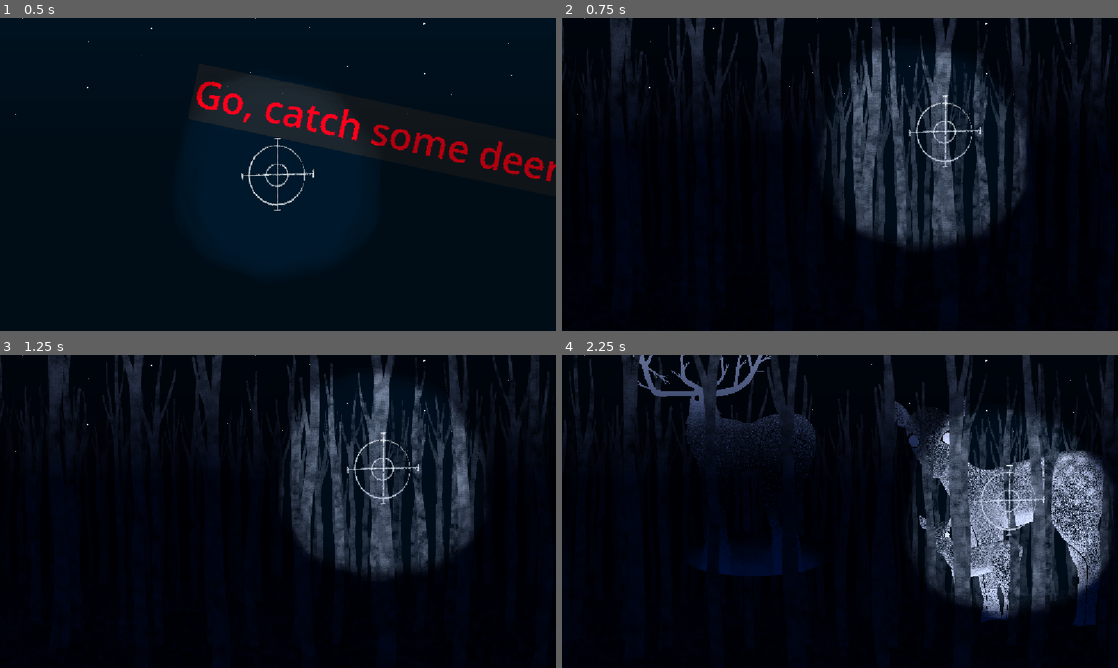
Above: before the commit, frames 1-4 (two rows, left to right).
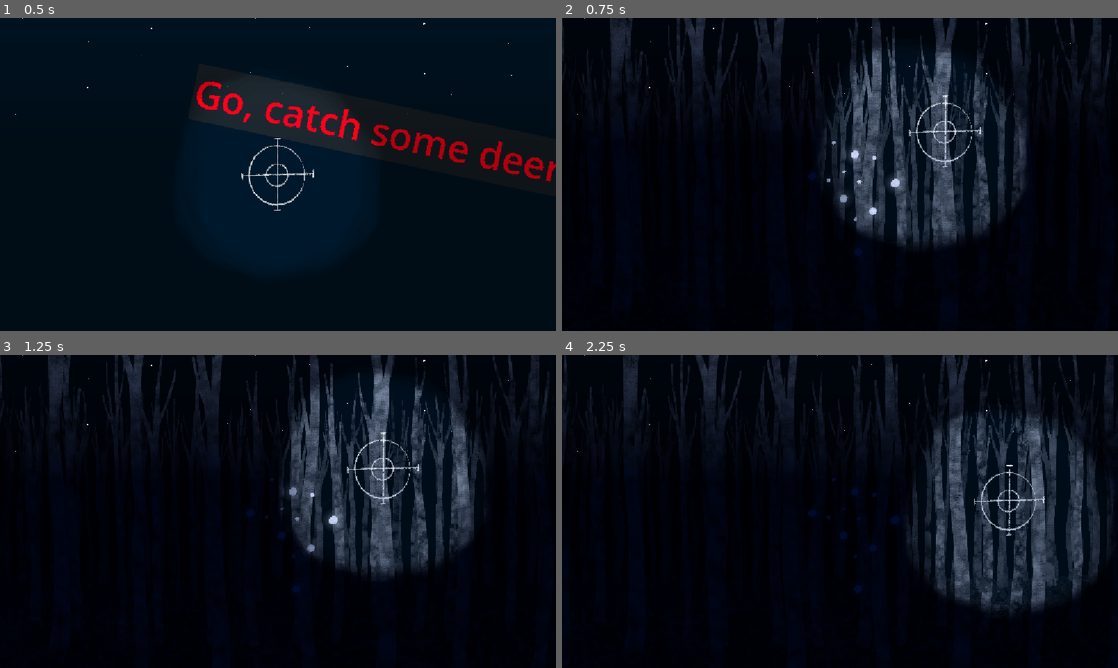
Above: after the commit, the same moments.

Repository: Fionn-the-goose/deer-hunting
Game: Godot game, scene res://assets/scenes/menu.tscn
Two runs of this game, one before a commit and one after it. Both use one fixed random seed, a clock stepped at 60 frames per second and the inputs below. Video files are missing from this copy of the repository; at most half a second of black plays in their place.
Inputs (mouse positions are in pixels of both pictures, inside the frame that each line leads up to):
- Up to frame 1 (0.5 s): no input
- Up to frame 2 (0.75 s): click "Go, catch some deer!" at 0.5 s
- Up to frame 3 (1.25 s): no input
- Up to frame 4 (2.25 s): tap Enter at 1.25 s; move the mouse to (1012, 527) at 1.27 s; press the mouse at (1012, 527) at 1.28 s; tap Space at 2 s; move the mouse to (1012, 498) at 2.02 s; release the mouse at (1012, 498) at 2.03 s; click (1012, 498) at 2.1 s

Frame 1 is identical in both runs. In frame 2, 0.3% of the frame differs, in the area x 44-62%, y 39-76%; in frame 3, 0.3%; in frame 4, 17%, in the area x 0-100%, y 0-87%.

Commit message:
starting with the levels

Diff:
--- a/oh-dear/assets/scenes/area_trigger.tscn
+++ b/oh-dear/assets/scenes/area_trigger.tscn
@@ -2,17 +2,44 @@
 
 [ext_resource type="Script" uid="uid://bljjltq7swkee" path="res://assets/scenes/area_trigger.gd" id="1_t2tdi"]
 [ext_resource type="PackedScene" uid="uid://c0wqmjipi2rhj" path="res://assets/scenes/levels/level_alt.tscn" id="2_3kaax"]
+[ext_resource type="Texture2D" uid="uid://ce3p0jjw0s7yw" path="res://assets/background/gluehwuermchen/gluehwurm 2.png" id="3_3kaax"]
+[ext_resource type="Script" uid="uid://dplcf3xgegjjo" path="res://assets/scenes/gluehwurm.gd" id="4_pbk1g"]
 
 [sub_resource type="RectangleShape2D" id="RectangleShape2D_da400"]
-size = Vector2(69.5, 413)
+size = Vector2(69.5, 285)
+
+[sub_resource type="RectangleShape2D" id="RectangleShape2D_pbk1g"]
+size = Vector2(125.00007, 166.99997)
 
 [node name="AREA_TRIGGER_0" type="Area2D" unique_id=2095953404]
 script = ExtResource("1_t2tdi")
 next_level = ExtResource("2_3kaax")
 
 [node name="CollisionShape2D" type="CollisionShape2D" parent="." unique_id=457646216]
-position = Vector2(925, 361)
+position = Vector2(2, -186.5)
+scale = Vector2(1.759999, 1)
 shape = SubResource("RectangleShape2D_da400")
+
+[node name="CollisionShape2D2" type="CollisionShape2D" parent="." unique_id=164746418]
+position = Vector2(1, -202.5)
+scale = Vector2(1.759999, 1)
+shape = SubResource("RectangleShape2D_pbk1g")
+
+[node name="VideoStreamPlayer" type="VideoStreamPlayer" parent="." unique_id=1329412041]
+visible = false
+offset_left = -670.0
+offset_top = -605.0
+offset_right = 3170.0
+offset_bottom = 1015.0
+scale = Vector2(0.45765534, 0.45765534)
+autoplay = true
+loop = true
+
+[node name="Gluehwurm2" type="Sprite2D" parent="." unique_id=2125060062]
+position = Vector2(152, -240)
+scale = Vector2(0.36628774, 0.36628774)
+texture = ExtResource("3_3kaax")
+script = ExtResource("4_pbk1g")
 
 [connection signal="mouse_entered" from="." to="." method="_on_mouse_entered"]
 [connection signal="mouse_exited" from="." to="." method="_on_mouse_exited"]
--- /dev/null
+++ b/oh-dear/assets/scenes/gluehwurm.gd
@@ -0,0 +1,10 @@
+extends Sprite2D
+
+
+# Called when the node enters the scene tree for the first time.
+func _ready() -> void:
+	pass # Replace with function body.
+
+# Called every frame. 'delta' is the elapsed time since the previous frame.
+func _process(delta: float) -> void:
+	pass
--- /dev/null
+++ b/oh-dear/assets/scenes/levels/forest_01.tscn
@@ -0,0 +1,83 @@
+[gd_scene format=3 uid="uid://q2ouwyudxgmc"]
+
+[ext_resource type="Script" uid="uid://dxammy1st3tjq" path="res://assets/scripts/scene_manager.gd" id="1_i2fje"]
+[ext_resource type="PackedScene" uid="uid://c0wqmjipi2rhj" path="res://assets/scenes/levels/level_alt.tscn" id="2_8ofki"]
+[ext_resource type="Script" uid="uid://bw1df5hutqdj6" path="res://assets/scenes/level.gd" id="3_v1eey"]
+[ext_resource type="PackedScene" uid="uid://wca7672d3hrx" path="res://assets/scenes/parallax_layer.tscn" id="4_8w2li"]
+[ext_resource type="Texture2D" uid="uid://bctgw7gi555vy" path="res://assets/background/trres/trees 1dr layer.png" id="5_mxkul"]
+[ext_resource type="Texture2D" uid="uid://c2x4jrvesyir2" path="res://assets/background/Floor/floor 1dr layer.png" id="6_hl385"]
+[ext_resource type="Texture2D" uid="uid://b24fg5u7jagor" path="res://assets/background/trres/trees 2dr layer.png" id="7_o7lbf"]
+[ext_resource type="Texture2D" uid="uid://di0q2y8du5orr" path="res://assets/background/Floor/floor 2dr layer.png" id="8_mblp2"]
+[ext_resource type="Texture2D" uid="uid://dn3s6b1rfefwa" path="res://assets/background/trres/trees 3dr layer.png" id="9_byooa"]
+[ext_resource type="Texture2D" uid="uid://cdlr6meuudixv" path="res://assets/background/Floor/floor 3dr layer.png" id="10_q5to0"]
+[ext_resource type="PackedScene" uid="uid://i3mvn77p5bum" path="res://assets/scenes/area_trigger.tscn" id="11_esf6y"]
+
+[node name="Scene" type="Node2D" unique_id=724858009]
+script = ExtResource("1_i2fje")
+next_level_index = Array[PackedScene]([ExtResource("2_8ofki")])
+
+[node name="level" type="Node2D" parent="." unique_id=399993441 node_paths=PackedStringArray("next_levels")]
+script = ExtResource("3_v1eey")
+next_levels = [null]
+
+[node name="Paralax" type="Node2D" parent="level" unique_id=364905252]
+position = Vector2(0, -31)
+
+[node name="paralax_01" parent="level/Paralax" unique_id=1688922290 instance=ExtResource("4_8w2li")]
+
+[node name="Trees1DrLayer" type="Sprite2D" parent="level/Paralax/paralax_01" unique_id=1355119261]
+position = Vector2(571, 326)
+scale = Vector2(0.5, 0.5)
+texture = ExtResource("5_mxkul")
+
+[node name="paralax_02" parent="level/Paralax" unique_id=1246454688 instance=ExtResource("4_8w2li")]
+z_index = -10
+influence = 0.15
+
+[node name="Floor1DrLayer" type="Sprite2D" parent="level/Paralax/paralax_02" unique_id=472614232]
+position = Vector2(571, 342)
+scale = Vector2(0.5, 0.5)
+texture = ExtResource("6_hl385")
+
+[node name="paralax_03" parent="level/Paralax" unique_id=23685602 instance=ExtResource("4_8w2li")]
+z_index = -20
+influence = 0.05
+
+[node name="Trees2DrLayer" type="Sprite2D" parent="level/Paralax/paralax_03" unique_id=910935951]
+position = Vector2(516, 312)
+scale = Vector2(0.5, 0.5)
+texture = ExtResource("7_o7lbf")
+
+[node name="paralax_04" parent="level/Paralax" unique_id=153268608 instance=ExtResource("4_8w2li")]
+z_index = -30
+influence = 0.03
+
+[node name="Floor2DrLayer" type="Sprite2D" parent="level/Paralax/paralax_04" unique_id=807289578]
+position = Vector2(571, 310)
+scale = Vector2(0.5, 0.5)
+texture = ExtResource("8_mblp2")
+
+[node name="paralax_05" parent="level/Paralax" unique_id=1158911187 instance=ExtResource("4_8w2li")]
+z_index = -40
+influence = 0.01
+
+[node name="Trees3DrLayer" type="Sprite2D" parent="level/Paralax/paralax_05" unique_id=1266161983]
+position = Vector2(571, 292)
+scale = Vector2(0.5, 0.5)
+texture = ExtResource("9_byooa")
+
+[node name="paralax_06" parent="level/Paralax" unique_id=1421488687 instance=ExtResource("4_8w2li")]
+z_index = -50
+influence = 0.005
+
+[node name="Floor3DrLayer" type="Sprite2D" parent="level/Paralax/paralax_06" unique_id=379911315]
+position = Vector2(571, 293)
+scale = Vector2(0.5, 0.5)
+texture = ExtResource("10_q5to0")
+
+[node name="AREA_TRIGGER_0" parent="." unique_id=2095953404 instance=ExtResource("11_esf6y")]
+position = Vector2(598, 571)
+
+[connection signal="area_entered" from="AREA_TRIGGER_0" to="." method="_on_area_trigger_0_area_entered"]
+[connection signal="mouse_entered" from="AREA_TRIGGER_0" to="." method="_on_area_trigger_0_mouse_entered"]
+[connection signal="mouse_exited" from="AREA_TRIGGER_0" to="." method="_on_area_trigger_0_mouse_exited"]
--- /dev/null
+++ b/oh-dear/assets/scenes/levels/forest_start.tscn
@@ -0,0 +1,84 @@
+[gd_scene format=3 uid="uid://cvj4q2sa0siba"]
+
+[ext_resource type="Script" uid="uid://dxammy1st3tjq" path="res://assets/scripts/scene_manager.gd" id="1_sedja"]
+[ext_resource type="PackedScene" uid="uid://c0wqmjipi2rhj" path="res://assets/scenes/levels/level_alt.tscn" id="2_bge2v"]
+[ext_resource type="Script" uid="uid://bw1df5hutqdj6" path="res://assets/scenes/level.gd" id="3_husvh"]
+[ext_resource type="PackedScene" uid="uid://wca7672d3hrx" path="res://assets/scenes/parallax_layer.tscn" id="4_860cc"]
+[ext_resource type="Texture2D" uid="uid://bctgw7gi555vy" path="res://assets/background/trres/trees 1dr layer.png" id="5_r11xd"]
+[ext_resource type="Texture2D" uid="uid://c2x4jrvesyir2" path="res://assets/background/Floor/floor 1dr layer.png" id="6_t8uxl"]
+[ext_resource type="Texture2D" uid="uid://b24fg5u7jagor" path="res://assets/background/trres/trees 2dr layer.png" id="7_i82c8"]
+[ext_resource type="Texture2D" uid="uid://di0q2y8du5orr" path="res://assets/background/Floor/floor 2dr layer.png" id="8_3er61"]
+[ext_resource type="Texture2D" uid="uid://dn3s6b1rfefwa" path="res://assets/background/trres/trees 3dr layer.png" id="9_r6yfj"]
+[ext_resource type="Texture2D" uid="uid://cdlr6meuudixv" path="res://assets/background/Floor/floor 3dr layer.png" id="10_rxc6q"]
+[ext_resource type="PackedScene" uid="uid://i3mvn77p5bum" path="res://assets/scenes/area_trigger.tscn" id="11_jg38j"]
+
+[node name="Scene" type="Node2D" unique_id=724858009]
+script = ExtResource("1_sedja")
+next_level_index = Array[PackedScene]([ExtResource("2_bge2v")])
+
+[node name="level" type="Node2D" parent="." unique_id=399993441 node_paths=PackedStringArray("next_levels")]
+script = ExtResource("3_husvh")
+next_levels = [null]
+
+[node name="Paralax" type="Node2D" parent="level" unique_id=364905252]
+position = Vector2(0, -31)
+
+[node name="paralax_01" parent="level/Paralax" unique_id=1688922290 instance=ExtResource("4_860cc")]
+
+[node name="Trees1DrLayer" type="Sprite2D" parent="level/Paralax/paralax_01" unique_id=1355119261]
+position = Vector2(571, 326)
+scale = Vector2(0.5, 0.5)
+texture = ExtResource("5_r11xd")
+
+[node name="paralax_02" parent="level/Paralax" unique_id=1246454688 instance=ExtResource("4_860cc")]
+z_index = -10
+influence = 0.15
+
+[node name="Floor1DrLayer" type="Sprite2D" parent="level/Paralax/paralax_02" unique_id=472614232]
+position = Vector2(571, 342)
+scale = Vector2(0.5, 0.5)
+texture = ExtResource("6_t8uxl")
+
+[node name="paralax_03" parent="level/Paralax" unique_id=23685602 instance=ExtResource("4_860cc")]
+z_index = -20
+influence = 0.05
+
+[node name="Trees2DrLayer" type="Sprite2D" parent="level/Paralax/paralax_03" unique_id=910935951]
+position = Vector2(516, 312)
+scale = Vector2(0.5, 0.5)
+texture = ExtResource("7_i82c8")
+
+[node name="paralax_04" parent="level/Paralax" unique_id=153268608 instance=ExtResource("4_860cc")]
+z_index = -30
+influence = 0.03
+
+[node name="Floor2DrLayer" type="Sprite2D" parent="level/Paralax/paralax_04" unique_id=807289578]
+position = Vector2(571, 310)
+scale = Vector2(0.5, 0.5)
+texture = ExtResource("8_3er61")
+
+[node name="paralax_05" parent="level/Paralax" unique_id=1158911187 instance=ExtResource("4_860cc")]
+z_index = -40
+influence = 0.01
+
+[node name="Trees3DrLayer" type="Sprite2D" parent="level/Paralax/paralax_05" unique_id=1266161983]
+position = Vector2(571, 292)
+scale = Vector2(0.5, 0.5)
+texture = ExtResource("9_r6yfj")
+
+[node name="AREA_TRIGGER_0" parent="level/Paralax/paralax_05" unique_id=2095953404 instance=ExtResource("11_jg38j")]
+position = Vector2(1053, 531)
+scale = Vector2(0.50413, 0.52274436)
+
+[node name="paralax_06" parent="level/Paralax" unique_id=1421488687 instance=ExtResource("4_860cc")]
+z_index = -50
+influence = 0.005
+
+[node name="Floor3DrLayer" type="Sprite2D" parent="level/Paralax/paralax_06" unique_id=379911315]
+position = Vector2(571, 293)
+scale = Vector2(0.5, 0.5)
+texture = ExtResource("10_rxc6q")
+
+[connection signal="area_entered" from="level/Paralax/paralax_05/AREA_TRIGGER_0" to="." method="_on_area_trigger_0_area_entered"]
+[connection signal="mouse_entered" from="level/Paralax/paralax_05/AREA_TRIGGER_0" to="." method="_on_area_trigger_0_mouse_entered"]
+[connection signal="mouse_exited" from="level/Paralax/paralax_05/AREA_TRIGGER_0" to="." method="_on_area_trigger_0_mouse_exited"]
--- a/oh-dear/assets/scenes/play_scene.tscn
+++ b/oh-dear/assets/scenes/play_scene.tscn
@@ -76,6 +76,7 @@
 texture = ExtResource("11_md1pp")
 
 [node name="AREA_TRIGGER_0" parent="." unique_id=2095953404 instance=ExtResource("11_s8d4p")]
+position = Vector2(598, 571)
 
 [connection signal="area_entered" from="AREA_TRIGGER_0" to="." method="_on_area_trigger_0_area_entered"]
 [connection signal="mouse_entered" from="AREA_TRIGGER_0" to="." method="_on_area_trigger_0_mouse_entered"]
Not shown, added: oh-dear/assets/background/gluehwuermchen/worm.ogv.uid
Not shown, added: oh-dear/assets/scenes/gluehwurm.gd.uid
Not shown, added: oh-dear/assets/background/gluehwuermchen/worm.ogv
